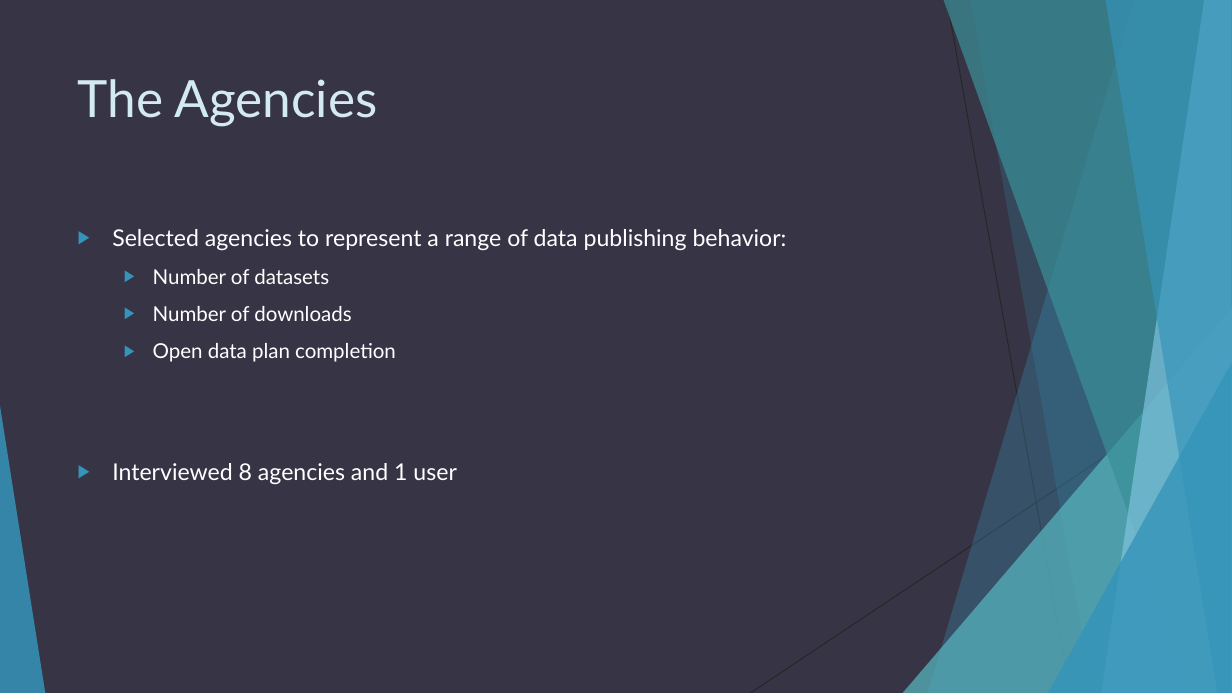
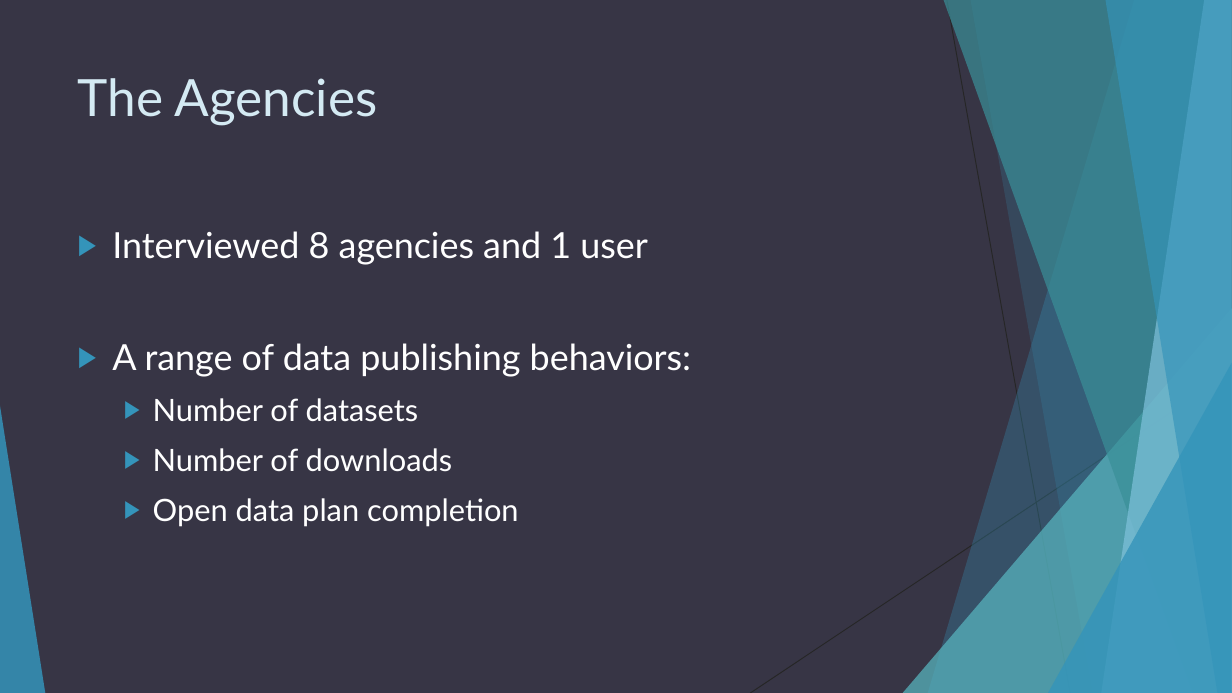
Before and after one commit to OpenDataLiteracy/WSL-AMF, a slide deck: slide 6 of report/Washington State Open Data Portal.pptx (slide 21 before the commit). Drawn at 1232x693 pixels with LibreOffice and Linux fonts; fonts in the diff are those of the drawing. Boxes give left, top, right and bottom in pixels: in the first picture for what was removed or moved away, otherwise in the second. Text is boxed around its words. In the diff, an @@ line names an element or a change of style, - is before the commit and + after.

```diff
--- a/report/Washington State Open Data Portal.pptx
+++ b/report/Washington State Open Data Portal.pptx
@@ text at [112,231,691,377]: text changed; size 18 to 28 pt @@
-▶ Selected agencies to represent a range of data publishing behavior:
+▶ Interviewed 8 agencies and 1 user
+▶ A range of data publishing behaviors:
@@ text at [153,398,519,527]: size 16 to 24 pt in "Number of datasets", "Number of downloads", "Open data plan completion" @@
@@ text at [112,463,456,484]: paragraph removed @@
-▶ Interviewed 8 agencies and 1 user
```
Also in this commit, not shown: 8 other slides changed, 18 slides added, 12 slides removed, 1 other file.
